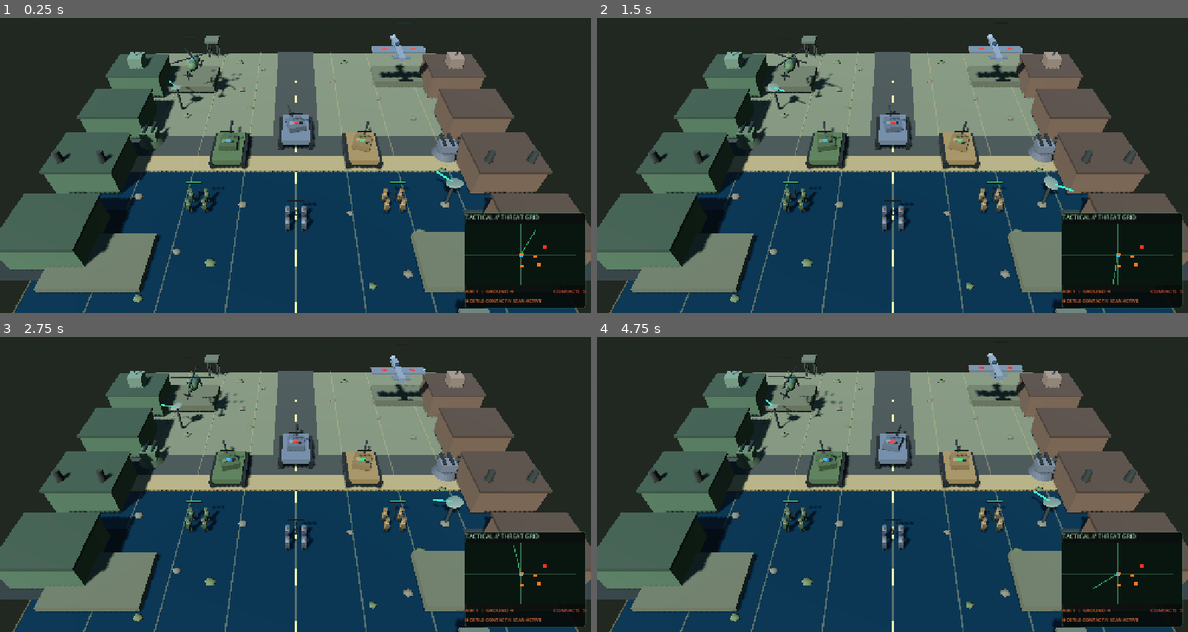
Above: before the commit, frames 1-4 (two rows, left to right).
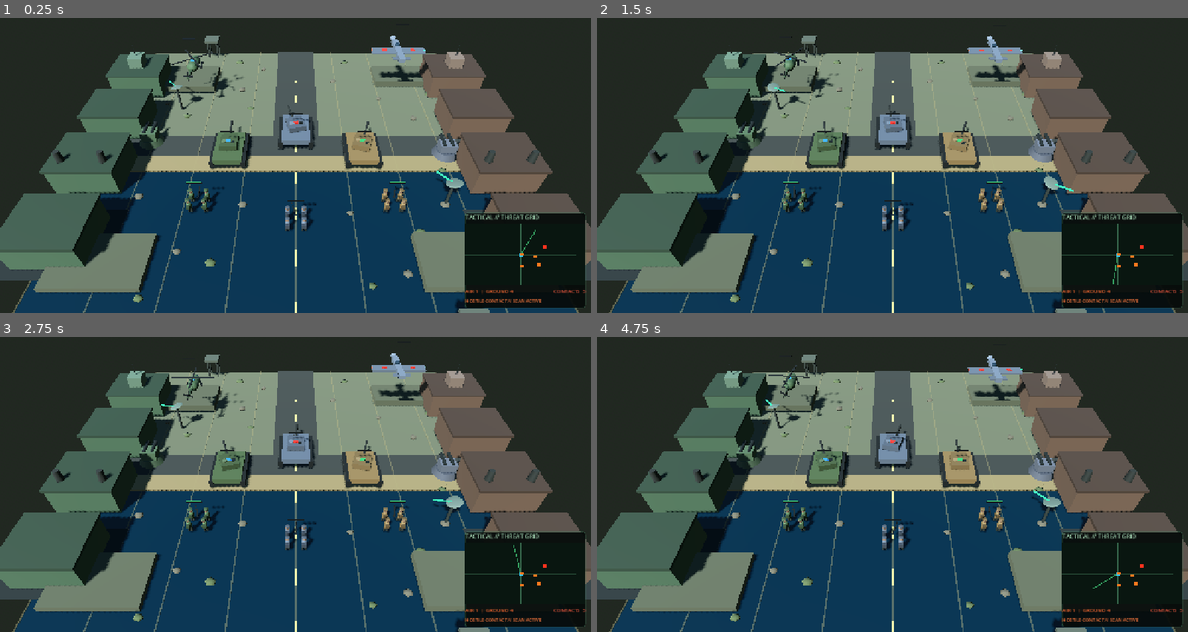
Above: after the commit, the same moments.

Repository: Jamalalbaroty/storm-generals-mobil
Game: Godot game, scene res://prototype_3d/battlefield_3d.tscn
The game is run twice, just before and just after one commit, with the same random seed, the same clock (stepped at 60 frames per second) and the same inputs. This scene is started directly instead of the project's main scene.
Inputs (mouse positions are in pixels of both pictures, inside the frame that each line leads up to):
- Up to frame 1 (0.25 s): no input
- Up to frame 2 (1.5 s): move the mouse to (1022, 130) at 0.52 s; click (1022, 130) at 0.67 s; drag from (774, 162) to (862, 212) at 1.27 s
- Up to frame 3 (2.75 s): move the mouse to (354, 393) at 2.02 s; click (354, 393) at 2.17 s
- Up to frame 4 (4.75 s): drag from (862, 531) to (715, 416) at 2.77 s; move the mouse to (1069, 516) at 3.52 s; click (1069, 516) at 3.67 s; drag from (715, 416) to (803, 384) at 4.27 s

The runs differ from the first frame. In frame 1, 0.4% of the frame differs, in the area x 29-73%, y 5-27%; in frame 2, 0.4%; in frame 3, 0.5%; in frame 4, 0.6%.

Commit message:
Fit role-aware formation offsets to arena edges

Diff:
--- a/prototype_3d/battlefield_3d.gd
+++ b/prototype_3d/battlefield_3d.gd
@@ -2257,13 +2257,12 @@
 				forward = forward.normalized()
 			var formation_spacing := _group_formation_spacing(valid_units)
 			var formation_offsets: Array[Vector3] = []
-			for index in range(valid_units.size()):
-				formation_offsets.append(_group_formation_offset(index, valid_units.size(), forward, formation_spacing))
+			for friendly in valid_units:
+				formation_offsets.append(_group_formation_offset_for_unit(friendly, valid_units, forward, formation_spacing))
 			var formation_destination := _fit_group_formation_to_arena(selected_destination, formation_offsets)
 			for index in range(valid_units.size()):
 				var friendly := valid_units[index]
-				var role_offset := _group_formation_offset_for_unit(friendly, valid_units, forward, formation_spacing)
-				gameplay_order_issued.emit(str(friendly.get_meta("source_unit_key", "")), "move", formation_destination + role_offset, "")
+				gameplay_order_issued.emit(str(friendly.get_meta("source_unit_key", "")), "move", formation_destination + formation_offsets[index], "")
 	has_selected_destination = true
 	order_marker.position = selected_destination + Vector3.UP * 0.04
 	order_marker.visible = true
